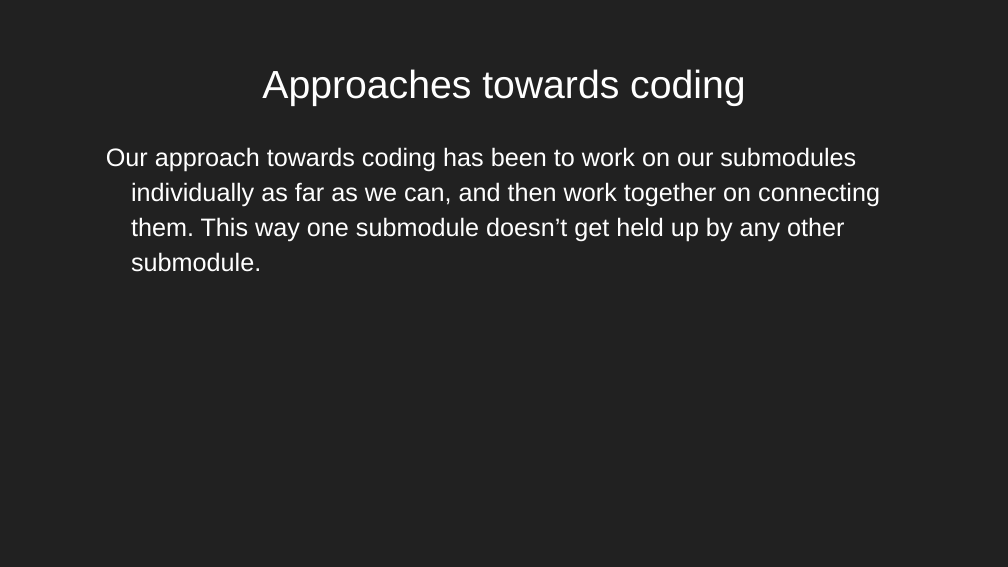
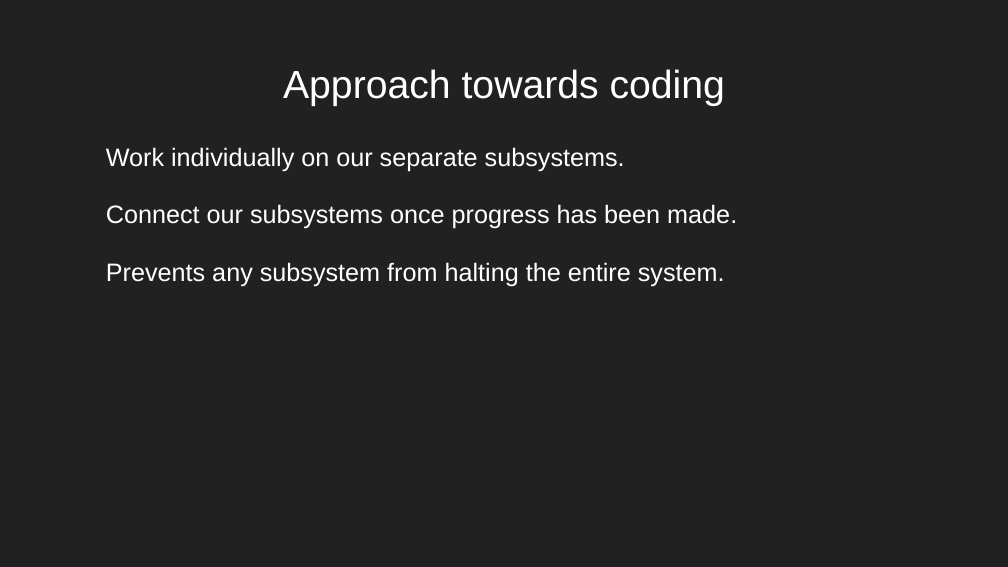
Before and after one commit to nreader72/NostraDomicile, a slide deck: slide 35 of docs/Progress_Reports/NostraDomicile (6).pptx (slide 34 before the commit). Drawn at 1008x567 pixels with LibreOffice and Linux fonts; fonts in the diff are those of the drawing; background and template pictures are left out. Boxes give left, top, right and bottom in pixels: in the first picture for what was removed or moved away, otherwise in the second. Text is boxed around its words. In the diff, an @@ line names an element or a change of style, - is before the commit and + after.

Commit message:
powerpoint commit

```diff
--- a/docs/Progress_Reports/NostraDomicile (6).pptx
+++ b/docs/Progress_Reports/NostraDomicile (6).pptx
@@ title at (283,69,725,106): text changed @@
-Approaches towards coding
+Approach towards coding
@@ text at (106,147,737,286): text changed @@
-Our approach towards coding has been to work on our submodules individually as far as we can, and then work together on connecting them. This way one submodule doesn’t get held up by any other submodule.
+Work individually on our separate subsystems.
+Connect our subsystems once progress has been made.
+Prevents any subsystem from halting the entire system.
```
Also in this commit, not shown: 9 other slides changed, 4 slides added, 3 slides removed.
